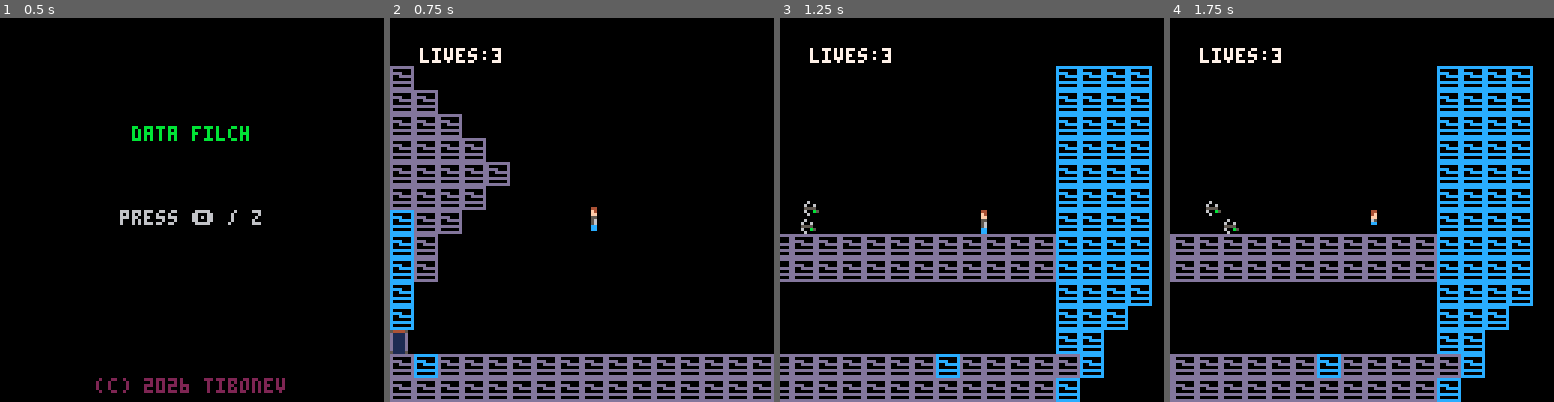
Above: before the commit, frames 1-4 (left to right).
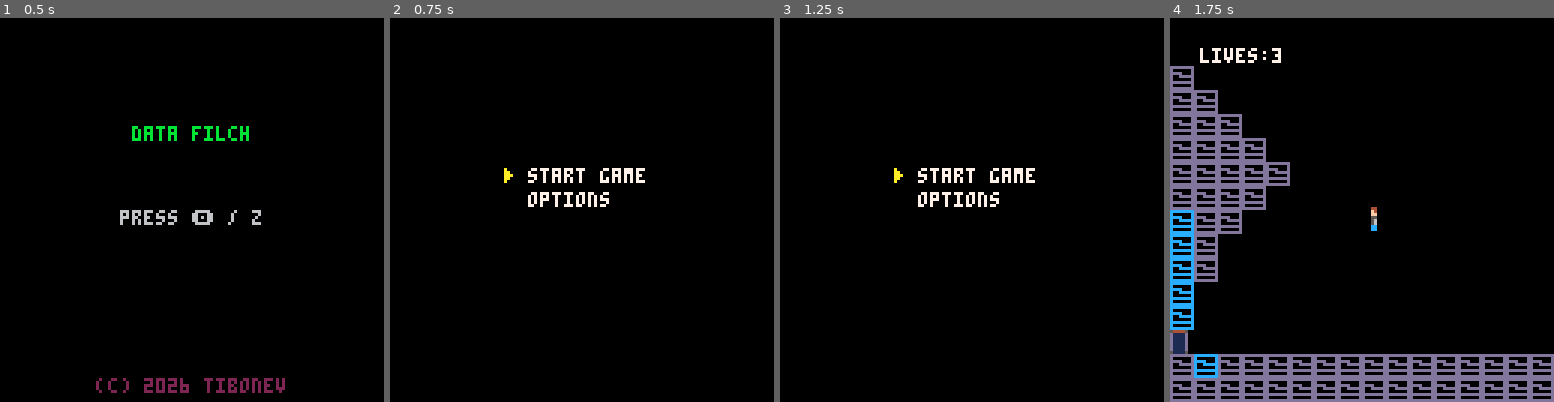
Above: after the commit, the same moments.

Repository: jflores82/data-filch
Game: PICO-8 cartridge df_01.p8
Two runs of this game, one before a commit and one after it. Both use one fixed random seed, a clock stepped at 60 frames per second and the inputs below.
Inputs:
- Up to frame 1 (0.5 s): no input
- Up to frame 2 (0.75 s): tap O (Z key) at 0.7 s
- Up to frame 3 (1.25 s): no input
- Up to frame 4 (1.75 s): hold Right from 1.6 s (still down); tap O (Z key) at 1.7 s

Frame 1 is identical in both runs. In frame 2, 17% of the frame differs, in the area x 0-100%, y 7-100%; in frame 3, 25%; in frame 4, 27%, in the area x 0-100%, y 12-100%.

Commit message:
feat: added options screen.
added options screen and control code.

Diff:
--- a/df_01.p8
+++ b/df_01.p8
@@ -125,7 +125,9 @@
 		top_play = 5,
 		top_death = 6,
 		top_win = 7,
-		gameover = 8
+		gameover = 8,
+		mainmenu = 9,
+		options = 10,
 	}
 	currentstate = 1
 
@@ -824,7 +826,7 @@
 			if(self.i >= 20) then self.i = 0 end
 
 			if(btnp(4)) then
-				state_switch(game_states.side_play)
+				state_switch(game_states.mainmenu)
 			end
 		end,
 
@@ -1033,6 +1035,69 @@
 			print("game over yeah!", 35, 30, 7)
 			print("press 🅾️ / z", 35, 100, 7)
 			print("final score:"..player_general.score, 35, 50, 10)
+		end,
+	},
+	[9] = { -- main menu
+		enter = function(self)
+			self.i = 0
+		end,
+
+		update = function(self)
+			if(btnp(3)) and (self.i < 1) then
+				self.i += 1
+			end
+			if(btnp(2)) and (self. i > 0) then
+				self.i -= 1
+			end
+
+			if(btnp(4)) then
+				if(self.i == 0) then state_switch(game_states.side_play) end
+				if(self.i == 1) then state_switch(game_states.options) end
+			end
+		end,
+
+		draw = function(self)
+			local y = 50
+			local ychr = y + (self.i * 8)
+			cls()
+			print("start game", 46, y, 7)
+			print("options", 46, y + 8, 7)
+
+			print(chr(23), 38, ychr, 10)
+		end,
+	},
+	[10] = { -- options
+		enter = function(self)
+			self.i = 0
+			self.imax = 3
+		end,
+
+		update = function(self)
+			if(btnp(3)) and (self.i < (self.imax -1)) then
+				self.i += 1
+			end
+			if(btnp(2)) and (self. i > 0) then
+				self.i -= 1
+			end
+
+			if(btnp(4)) then
+				if(self.i == 2) then state_switch(game_states.title_screen) end
+			end
+		end,
+
+		draw = function(self)
+			local y = 50
+			local ychr = y + (self.i * 8)
+
+			cls()
+			print("options", 54, 20, 11)
+
+			print("option 1:", 42, y, 7)
+			print("option 2:", 42, y+8, 7)
+			print("exit", 42, y+16, 7)
+
+			print(chr(23), 35, ychr, 12)
+
 		end,
 	}
 }
